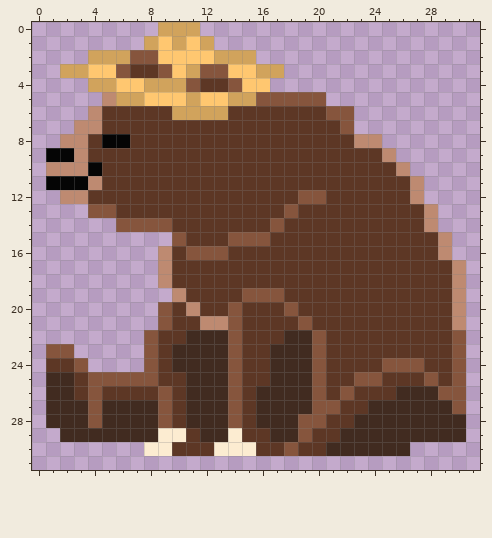
A pixel-art sprite gets an edit: Assets/Art/NPCs/farmbear.png. This is how it looked before the edit.
The file is 32x32 pixels.
After the commit:
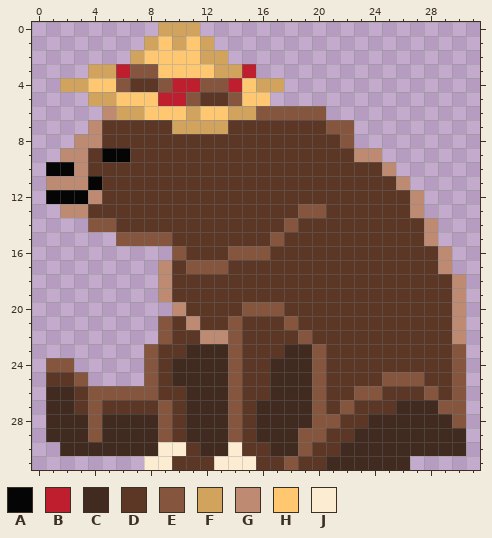
Palette (. is transparent): A #050505  B #be1e2d  C #412b20  D #5d3725  E #86553d  F #d1a35c  G #be8a71  H #ffc770  J #fcecd1
The commit says: Changed farm bear sprite
Difference:
y 2: x 4..8 FFFEE -> ...FH; x 12 H -> F; x 14..15 FF -> ..
y 3: x 2..9 FFHHEDDE -> ..FFBEEH; x 11..17 FEEHHFF -> HHFFB..
y 4: x 2..14 ..FFHHFFFEDDE -> FFHHEDDEBBEEB; x 16..17 H. -> FF
y 5: x 4..7 .GFF -> FFHH; x 9..20 HHFHHFFEEEEE -> BBEDDEHH....
y 6: x 4..10 GDDDDDF -> .GFFHHH; x 12..22 FFDDDDDDDEE -> HHFFEEEEE..
y 7: x 3 G -> .; x 10..13 DDDD -> FFFF; x 21 D -> E
y 8: x 2 G -> .; x 4..6 DAA -> GDD; x 22..24 DGG -> E..
y 9: x 1..2 AA -> .G; x 5..6 DD -> AA; x 23..25 DDG -> GG.
y 10: x 1..2 GG -> AA; x 4 A -> D; x 25..26 DG -> G.
y 11: x 1..4 AAAG -> GGGA; x 26..27 DG -> G.
y 12: x 1..4 .GGD -> AAAG; x 19..20 EE -> DD
y 13: x 2..5 ..EE -> GGDD; x 18..20 EDD -> DEE; x 27..28 DG -> G.
y 14: x 4..9 ..EEEE -> EEDDDD; x 17..18 ED -> DE
y 15: x 6..10 ....E -> EEEED; x 14..17 EEED -> DDDE; x 28..29 DG -> G.
y 16: x 9..16 GDEEEDDD -> .EDDDEEE
y 17: x 11..13 DDD -> EEE; x 29..30 DG -> G.
y 19: x 9..10 .G -> GD; x 15..17 EEE -> DDD
y 20: x 9..11 EDG -> .GD; x 14..18 EDDDE -> DEEED
y 21: x 11..13 DGG -> GDD; x 18..19 DE -> ED
y 22: x 8..9 ED -> .E; x 11..13 CCC -> DGG; x 18..20 CCE -> DED; x 30 E -> G
y 23: x 1..2 EE -> ..; x 10 C -> D; x 17 C -> D
y 24: x 1..3 DDE -> EE.; x 25..27 EEE -> DDD
y 25: x 1..7 CCDEEEE -> DDE....; x 10 D -> C; x 23..28 EEDDDE -> DDEEED
y 26: x 5..9 DDDDE -> EEEED; x 16 C -> D; x 22..24 EDD -> DEE; x 26..29 CCCE -> DDED
y 27: x 3 C -> D; x 5..8 CCCC -> DDDD; x 21..22 ED -> DE; x 24..25 CC -> DD; x 29 C -> E
y 28: x 19 E -> C; x 21 D -> E; x 23 C -> D; x 30 C -> E
y 29: x 1 . -> C; x 4 C -> E; x 9..11 JJD -> EDC; x 14 J -> E; x 16 D -> C; x 20 D -> E; x 22 C -> D
y 30: x 2..8 ......J -> CCCCCCC; x 10 D -> J; x 12..13 DJ -> CC; x 15 J -> D; x 17..19 DED -> CCE; x 21 C -> D; x 27..30 .... -> CCCC
y 31: x 8..26 ................... -> JJDDDJJJDDEDDCCCCCC
Changed places in both pictures, as pixel boxes (x1, y1, x2, y2):
changed: (46, 50, 466, 470)
